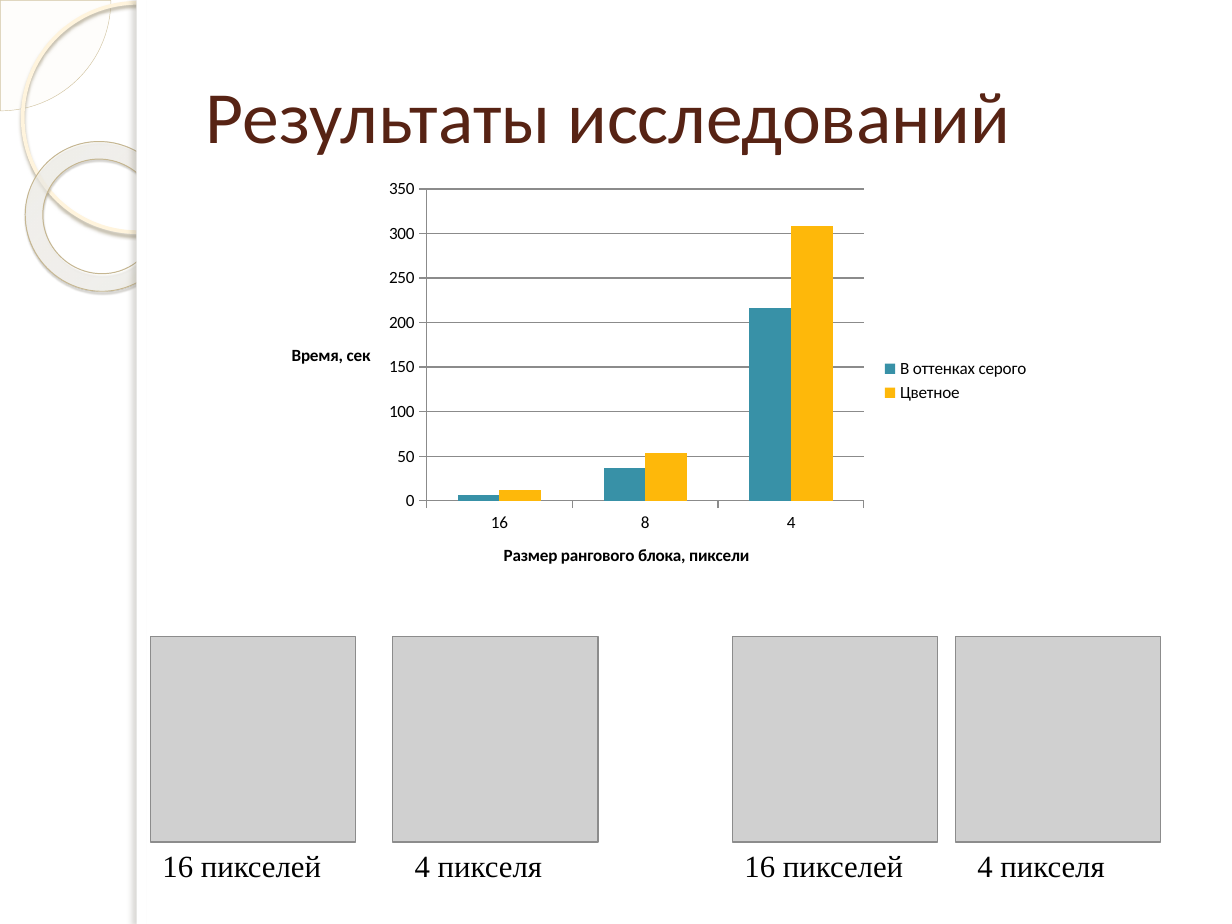
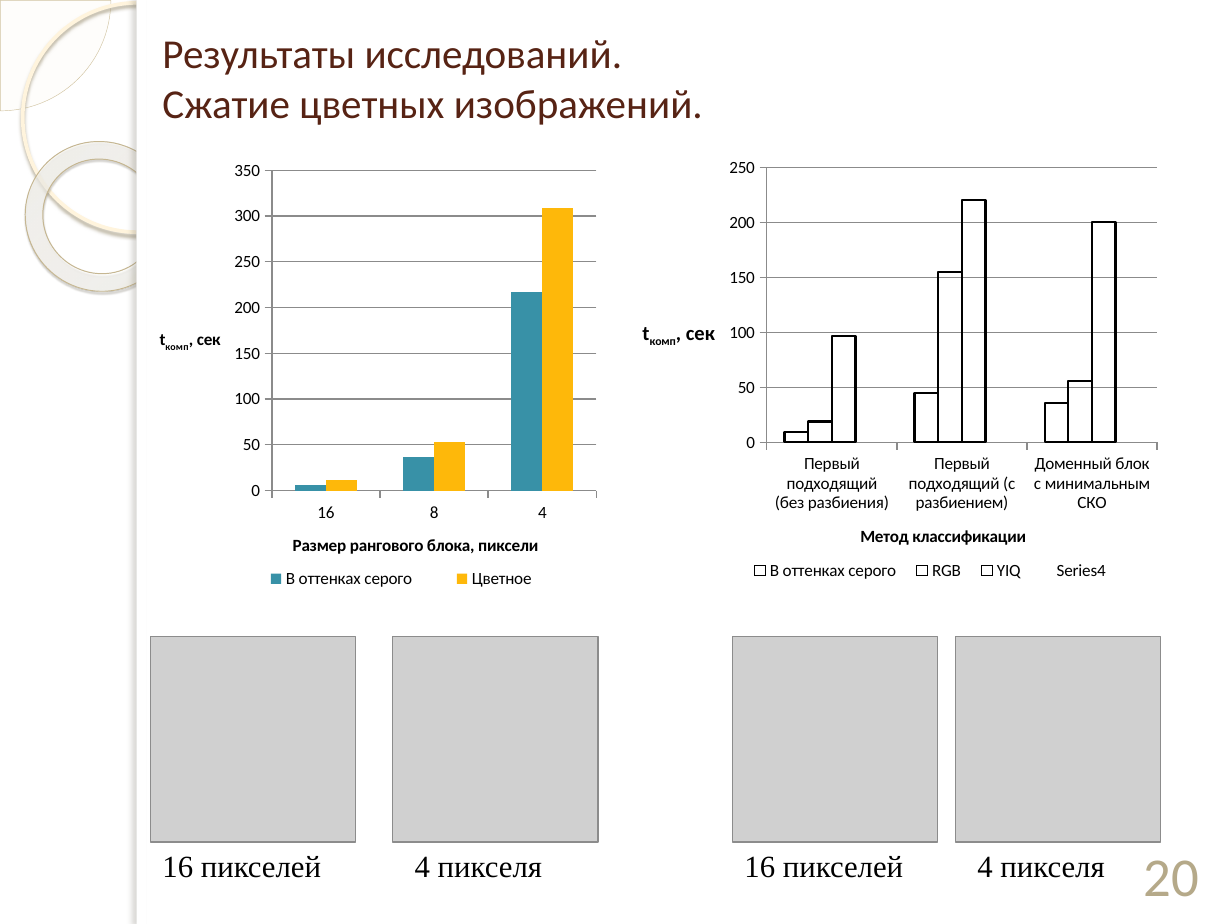
Before and after one commit to ViktoriaWofC/Fractl, a slide deck: slide 20 of documents/Сахибназарова.pptx (slide 14 before the commit). Drawn at 1232x924 pixels with LibreOffice and Linux fonts; fonts in the diff are those of the drawing; grey boxes stand for pictures; background and template pictures are left out. Boxes give left, top, right and bottom in pixels: in the first picture for what was removed or moved away, otherwise in the second. Text is boxed around its words. In the diff, an @@ line names an element or a change of style, - is before the commit and + after.

```diff
--- a/documents/Сахибназарова.pptx
+++ b/documents/Сахибназарова.pptx
@@ title at (162,40,703,125): text changed; size 43 to 24 pt @@
-Результаты исследований
+Результаты исследований.
+Сжатие цветных изображений.
@@ column chart added at (636,132,1168,593) @@
+categories: Первый подходящий (без разбиения), Первый подходящий (с разбиением), Доменный блок с минимальным СКО
+В оттенках серого: 9, 45, 36
+RGB: 19, 155, 56
+YIQ: 96, 220, 200
+: -, -, -
@@ column chart at (140,152,644,599) @@
@@ value axis title "Время, сек" to "tкомп, сек" @@
@@ plot area changed @@
@@ column chart: place and size @@
-column chart at (267,171,1042,591)
+column chart at (140,152,644,599)
@@ page number added at (1143,860,1198,897), 32 pt, text #B6A98A @@
+20
```
Also in this commit, not shown: 13 other slides changed, 9 slides added, 2 slides removed, 3 other files.
